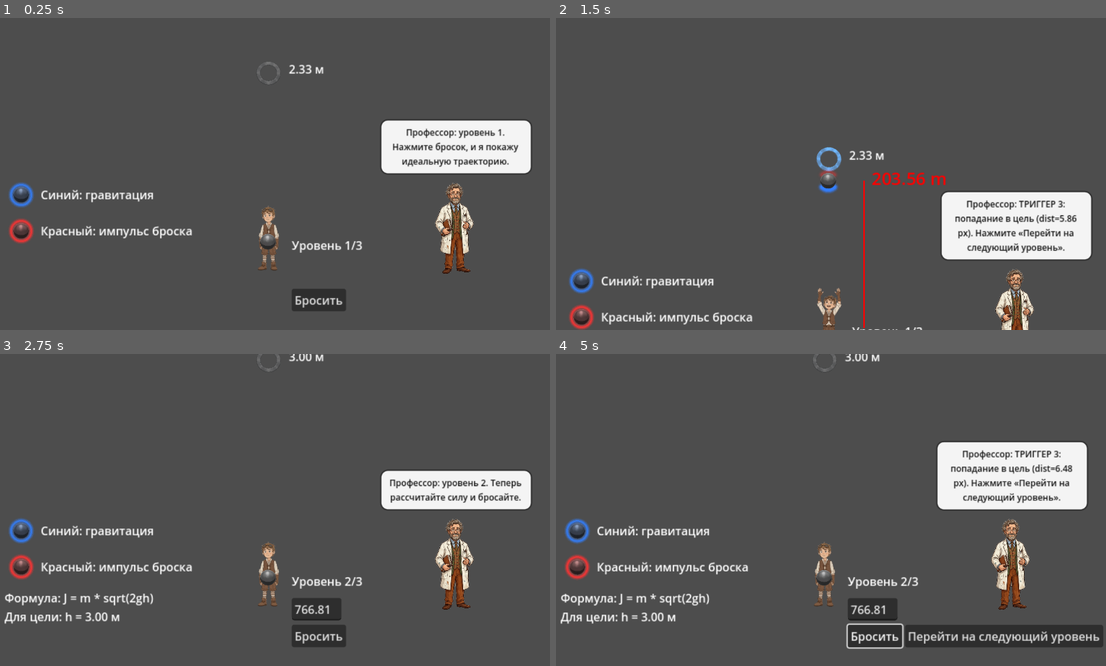
Above: before the commit, frames 1-4 (two rows, left to right).
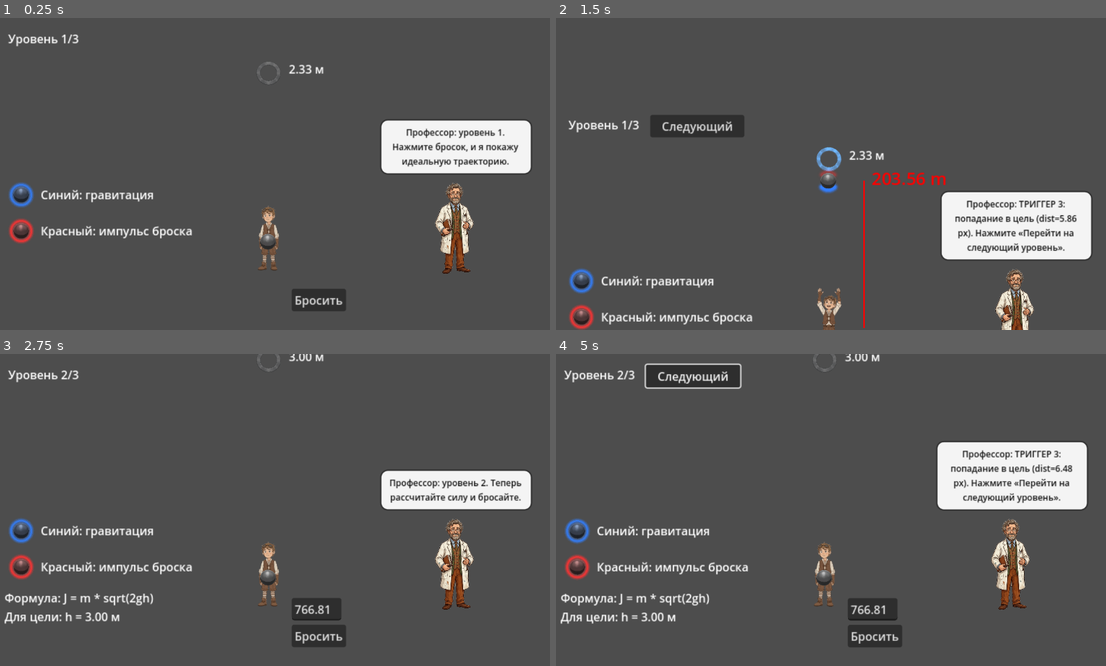
Above: after the commit, the same moments.

Repository: vasyukovin/physics
Game: Godot game, scene res://playground.tscn
Same seed, same stepped clock (60 frames per second), same inputs: the game is played once before the commit and once after it.
Inputs (mouse positions are in pixels of both pictures, inside the frame that each line leads up to):
- Up to frame 1 (0.25 s): no input
- Up to frame 2 (1.5 s): click "Бросить" at 0.5 s
- Up to frame 3 (2.75 s): click "Перейти на следующий уровень" (after the commit: "Следующий") at 2 s
- Up to frame 4 (5 s): click "Бросить" at 2.75 s; click (699, 425) at 4.25 s, where only the run after the commit has a clickable "Следующий"

The runs differ from the first frame. In frame 1, 0.4% of the frame differs, in the area x 1-66%, y 5-76%; in frame 2, 1.3%; in frame 3, 0.4%; in frame 4, 4.3%, in the area x 1-100%, y 2-95%.

Commit message:
Update playground.tscn to reposition UI elements for improved layout; modify NextLevelButton and LevelLabel offsets and text for better visibility and user experience.

Diff:
--- a/playground.tscn
+++ b/playground.tscn
@@ -92,13 +92,12 @@
 text = "Бросить"
 
 [node name="NextLevelButton" type="Button" parent="UI"]
-visible = false
-layout_mode = 0
-offset_left = 58.0
-offset_top = -25.0
-offset_right = 240.0
-offset_bottom = 6.0
-text = "Перейти на следующий уровень"
+layout_mode = 0
+offset_left = -300.0
+offset_top = -385.0
+offset_right = -170.0
+offset_bottom = -354.0
+text = "Следующий"
 
 [node name="FormulaLabel" type="Label" parent="UI"]
 layout_mode = 0
@@ -111,14 +110,13 @@
 
 [node name="LevelLabel" type="Label" parent="UI"]
 layout_mode = 0
-offset_left = -21.0
-offset_top = -97.0
-offset_right = 180.0
-offset_bottom = -73.0
+offset_left = -413.0
+offset_top = -383.0
+offset_right = -212.0
+offset_bottom = -359.0
 text = "Уровень 1/3"
 
 [node name="Level3Forces" type="VBoxContainer" parent="UI"]
-visible = false
 layout_mode = 0
 offset_left = 58.0
 offset_top = -100.0
